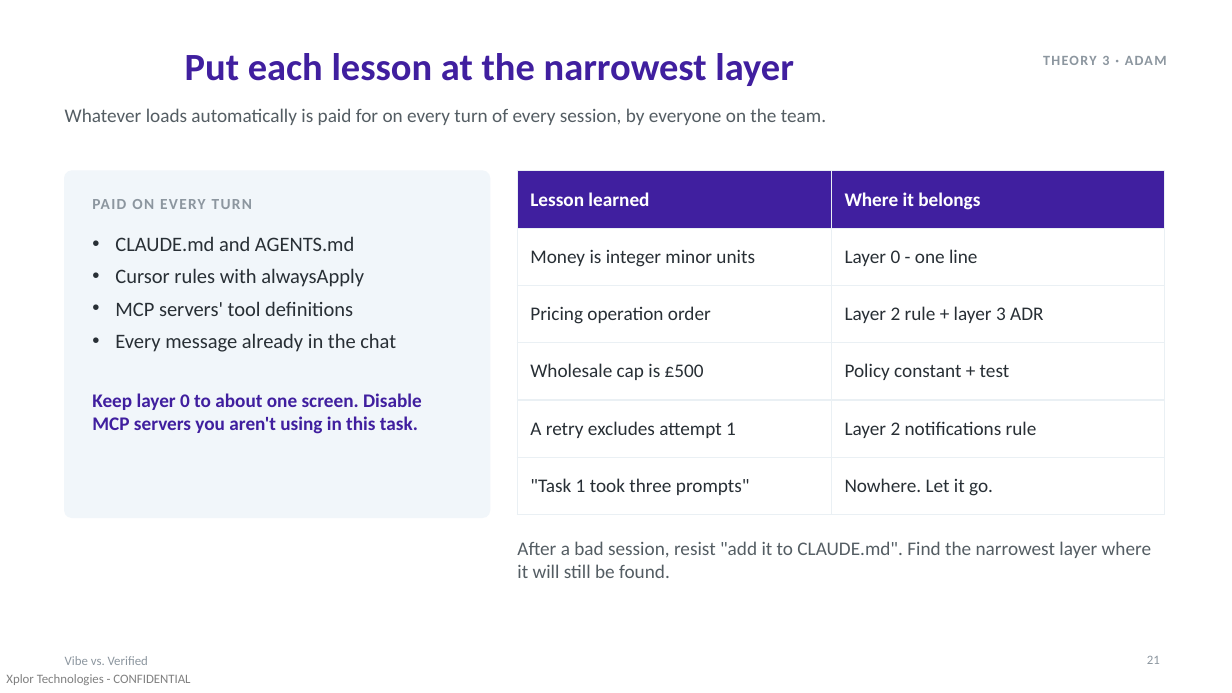
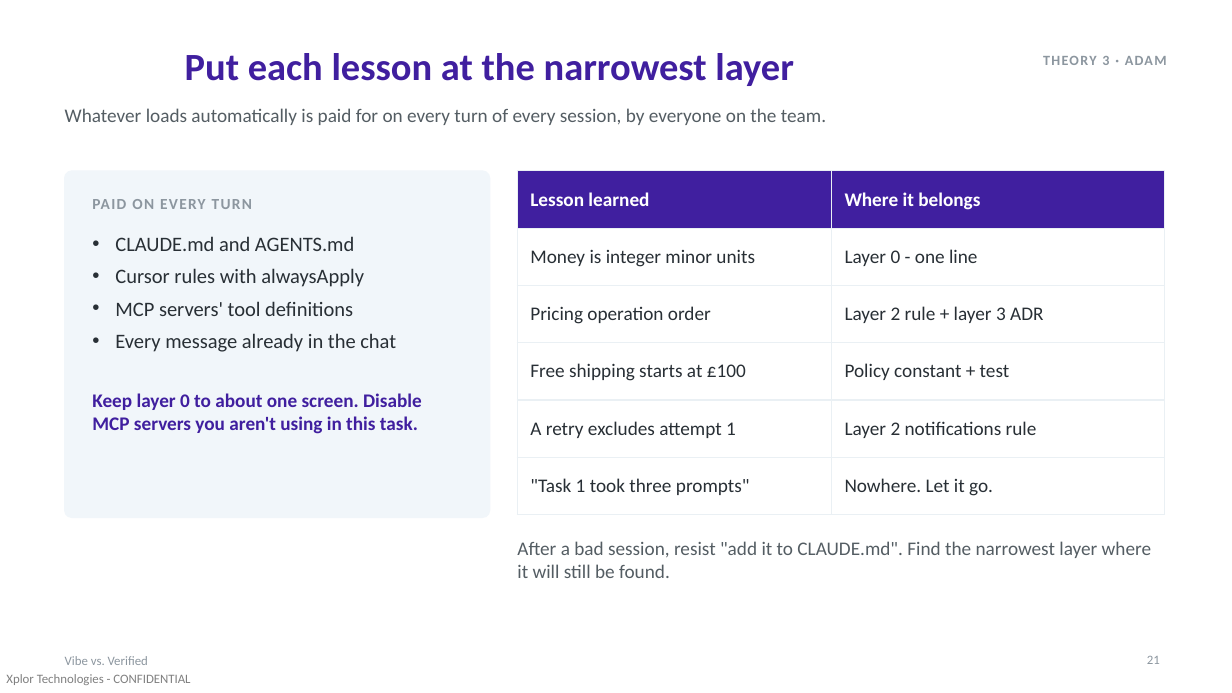
Before and after one commit to AdamMiddendorf/token-efficiency-demo, a slide deck: slide 21 of presentation/vibe-vs-verified.pptx. Drawn at 1232x693 pixels with LibreOffice and Linux fonts; fonts in the diff are those of the drawing. Boxes give left, top, right and bottom in pixels: in the first picture for what was removed or moved away, otherwise in the second. Text is boxed around its words. In the diff, an @@ line names an element or a change of style, - is before the commit and + after.

```diff
--- a/presentation/vibe-vs-verified.pptx
+++ b/presentation/vibe-vs-verified.pptx
@@ table at (518,171,1165,500) @@
-row 4, column 1: Wholesale cap is £500
+row 4, column 1: Free shipping starts at £100
```
Also in this commit, not shown: 8 other slides changed, 9 other files.
